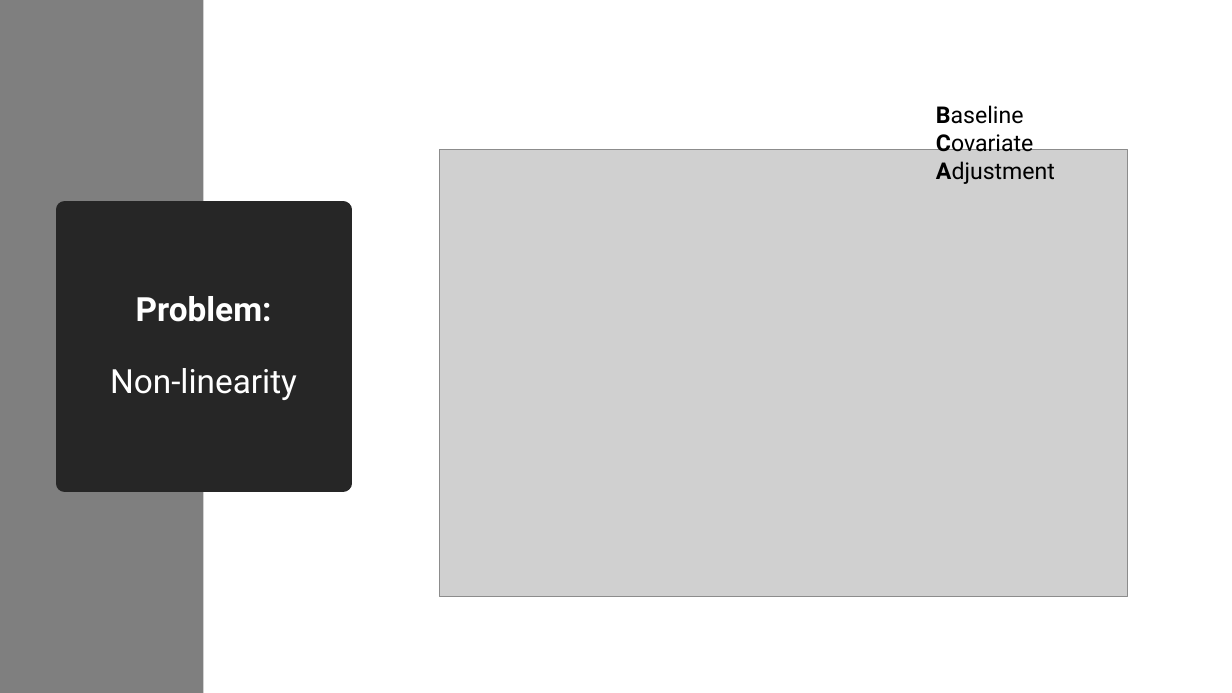
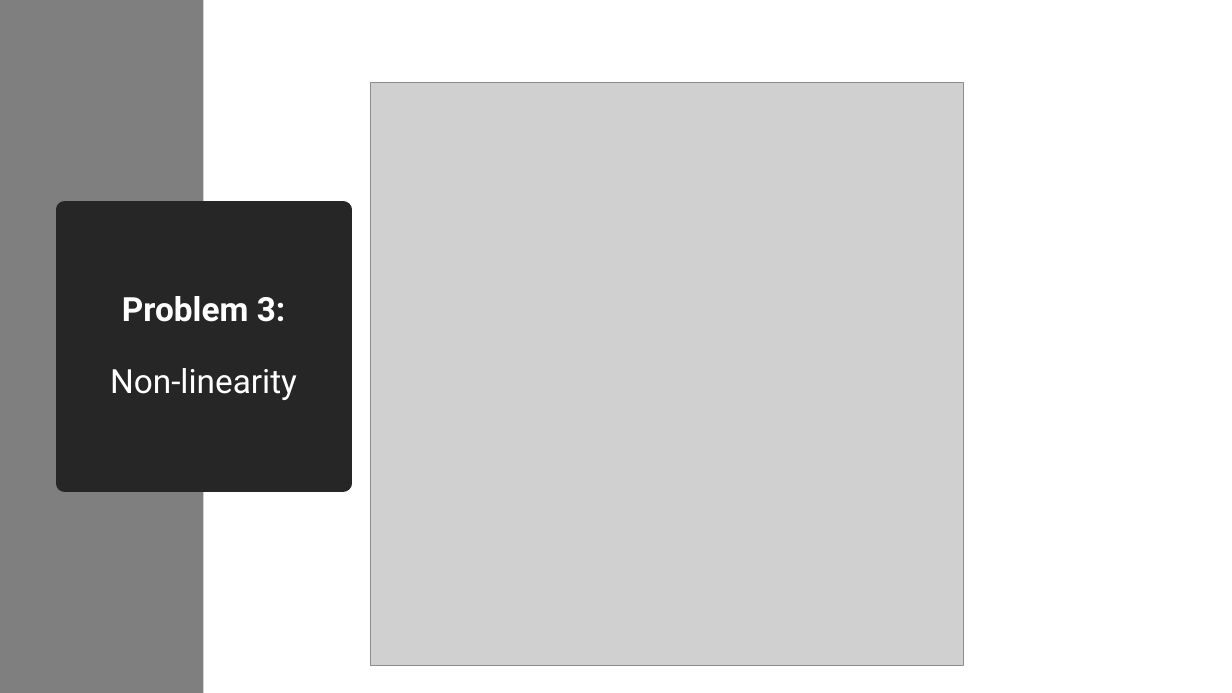
Before and after one commit to EmmaDirk/MachineLearning-BCA, a slide deck: slide 12 of Presentations/Presentation_1_12_workshop.pptx (slide 11 before the commit). Drawn at 1232x693 pixels with LibreOffice and Linux fonts; fonts in the diff are those of the drawing; grey boxes stand for pictures. Boxes give left, top, right and bottom in pixels: in the first picture for what was removed or moved away, otherwise in the second. Text is boxed around its words. In the diff, an @@ line names an element or a change of style, - is before the commit and + after.

```diff
--- a/Presentations/Presentation_1_12_workshop.pptx
+++ b/Presentations/Presentation_1_12_workshop.pptx
@@ picture: place and size @@
-picture at (439,150,1128,597)
+picture at (371,82,964,665)
@@ text removed at (936,105,1055,184) @@
-Baseline
-Covariate
-Adjustment
@@ title at (110,296,297,400): text changed @@
-Problem:
-Non-linearity
+Problem 3:
+Non-linearity
```
Also in this commit, not shown: 6 other slides changed, 5 slides added, 4 slides removed, 13 other files.
